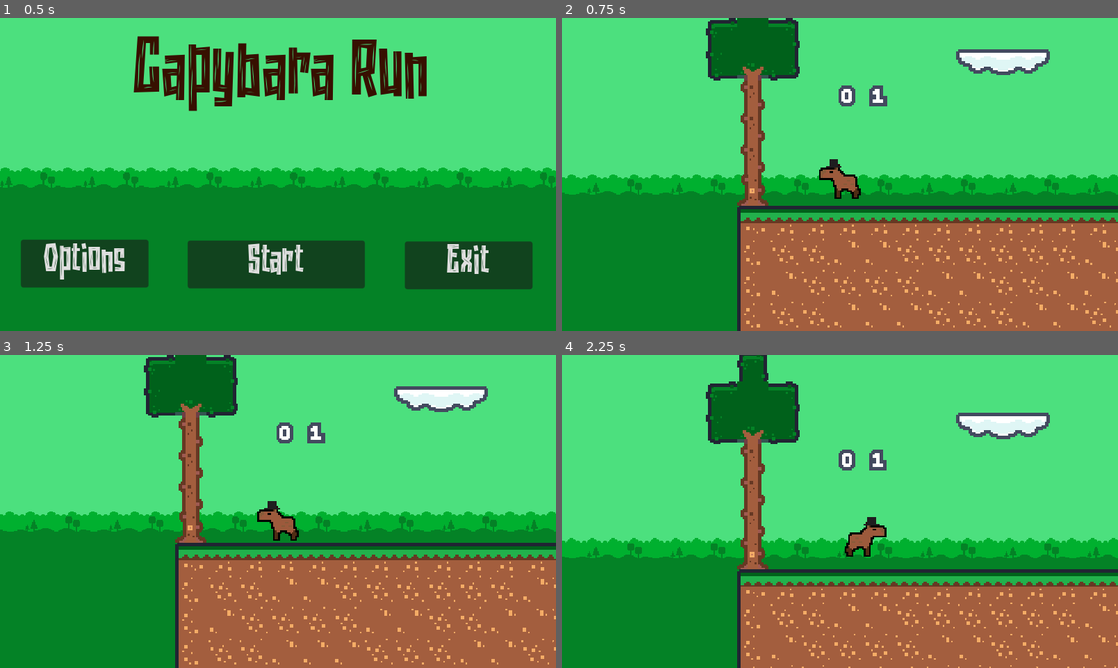
Above: before the commit, frames 1-4 (two rows, left to right).
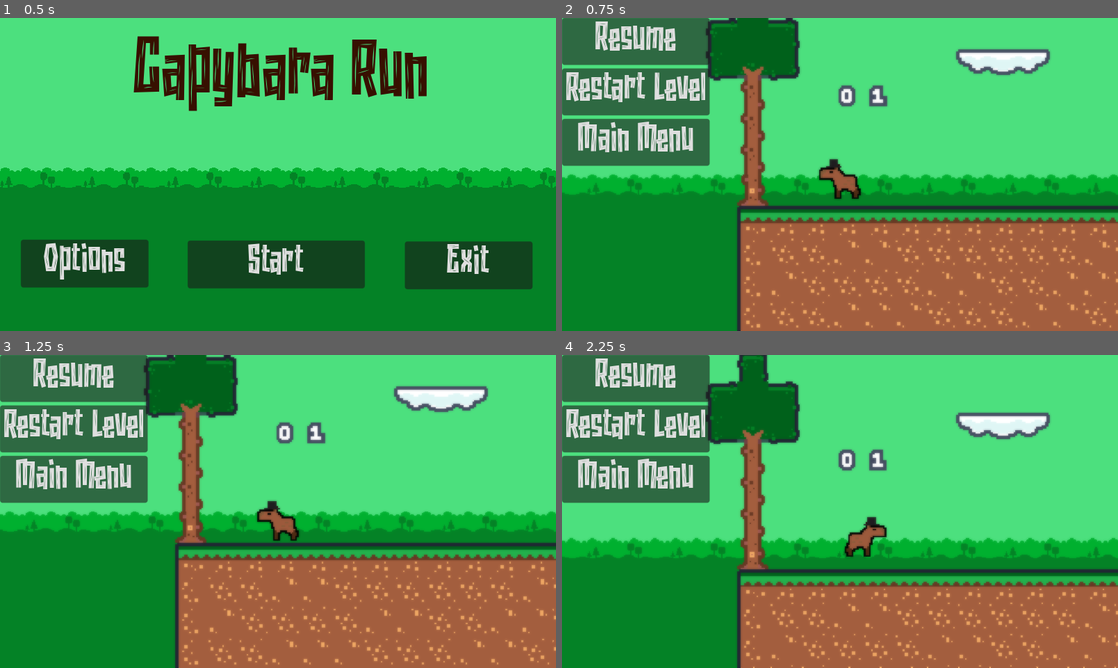
Above: after the commit, the same moments.

Repository: DuelStix/Capybara-New
Game: Godot game, scene res://scenes/title_screen.tscn
The game is run twice, just before and just after one commit, with the same random seed, the same clock (stepped at 60 frames per second) and the same inputs.
Inputs:
- Up to frame 1 (0.5 s): no input
- Up to frame 2 (0.75 s): click "Start" at 0.5 s
- Up to frame 3 (1.25 s): no input
- Up to frame 4 (2.25 s): tap Enter at 1.25 s; hold Up (ui_up) from 1.28 s (still down); tap Right (run) at 1.35, 2.1 s

Frame 1 is identical in both runs. In frame 2, 14% of the frame differs, in the area x 0-100%, y 0-100%; in frame 3, 14%; in frame 4, 14%.

Commit message:
Pause menu (works)
just need to work on the positioning and make sure the pause menu doesn't appear when you start the level and the restart to disappear when pressed.

Diff:
--- a/Capybara-main/gameforclass/pause_menu.gd
+++ b/Capybara-main/gameforclass/pause_menu.gd
@@ -1,11 +1,19 @@
 extends Control
+
+func ready():
+	$AnimationPlayer.play("RESET")
+
+func restart():
+	resume()
 
 func resume():
 	get_tree().paused = false
 	$AnimationPlayer.play_backwards("blur")
+	hide()
 func pause():
 	get_tree().paused = true
 	$AnimationPlayer.play("blur")
+	show()
 func testEsc():
 	if Input.is_action_just_pressed("esc") and get_tree().paused == false:
 		pause()
@@ -21,7 +29,11 @@
 
 
 func _on_restart_button_pressed():
+	resume()
 	get_tree().reload_current_scene()
 
 func _on_main_menu_button_pressed():
 	get_tree().change_scene_to_file("res://scenes/title_screen.tscn")
+
+func _process(delta):
+	testEsc()
--- a/Capybara-main/gameforclass/project.godot
+++ b/Capybara-main/gameforclass/project.godot
@@ -44,7 +44,7 @@
 "events": [Object(InputEventKey,"resource_local_to_scene":false,"resource_name":"","device":-1,"window_id":0,"alt_press …(191 unchanged characters)…
 ]
 }
-escape={
+esc={
 "deadzone": 0.5,
 "events": [Object(InputEventKey,"resource_local_to_scene":false,"resource_name":"","device":-1,"window_id":0,"alt_press …(195 unchanged characters)…
 ]
--- a/Capybara-main/gameforclass/scenes/main.tscn
+++ b/Capybara-main/gameforclass/scenes/main.tscn
@@ -1,7 +1,8 @@
-[gd_scene load_steps=3 format=3 uid="uid://b5qnqkqsugupg"]
+[gd_scene load_steps=4 format=3 uid="uid://b5qnqkqsugupg"]
 
 [ext_resource type="PackedScene" uid="uid://comu0noy3i2pm" path="res://scenes/levels/level_1.tscn" id="1_jslub"]
 [ext_resource type="PackedScene" uid="uid://docv0kjrjv85p" path="res://player.tscn" id="2_4wuav"]
+[ext_resource type="PackedScene" uid="uid://c1qwo17yyyohj" path="res://pause_menu.tscn" id="3_r3vnc"]
 
 [node name="Main" type="Node"]
 
@@ -11,3 +12,7 @@
 
 [node name="Player" parent="2DScrene" instance=ExtResource("2_4wuav")]
 scale = Vector2(2, 2)
+
+[node name="CanvasLayer" type="CanvasLayer" parent="."]
+
+[node name="PauseMenu" parent="CanvasLayer" instance=ExtResource("3_r3vnc")]
